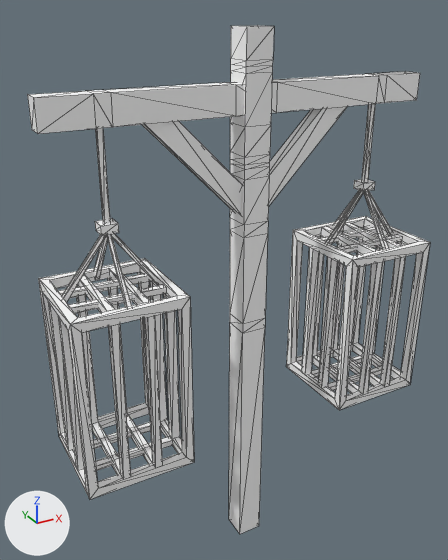
Renders of the glTF model assets/synty/simple_fantasy/models/SF_Prop_HangingCages_01.glb from each side of a commit.
One viewpoint serves both versions: a 50 mm lens placed at (-0.0603, -0.0995, 0.116), pointed at (-0.0028, 0.0051, 0.0637). Arrows for +X, +Y and +Z are at lower left; the lights stay in place. Mesh edges are drawn as thin lines.

Objects in the first picture: 'SF_Prop_HangingCages_01'.
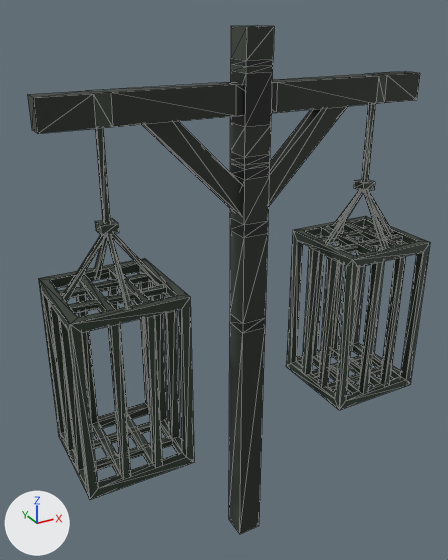
Changed parts and their boxes (x1, y1, x2, y2) in the pictures (448 x 560 px):
```json
{"object": "SF_Prop_HangingCages_01", "change": "surface changed", "before": [27, 25, 430, 534], "after": [27, 25, 430, 534]}
```

The change, as JSON lines over the scene's bpy script:
```json
{"op": "add", "block": "img_undead_footman_01", "code": ["img_undead_footman_01 = load_image('Undead_Footman_01', '_unpacked/Undead_Footman_01', 512, 512, 'sRGB')"]}
{"op": "remove", "block": "mat_lambert2", "code": "mat_lambert2.base_color = (1.0, 1.0, 1.0)  # white #ffffff"}
{"op": "add", "block": "mat_lambert2", "code": "mat_lambert2.texture = img_undead_footman_01"}
```
